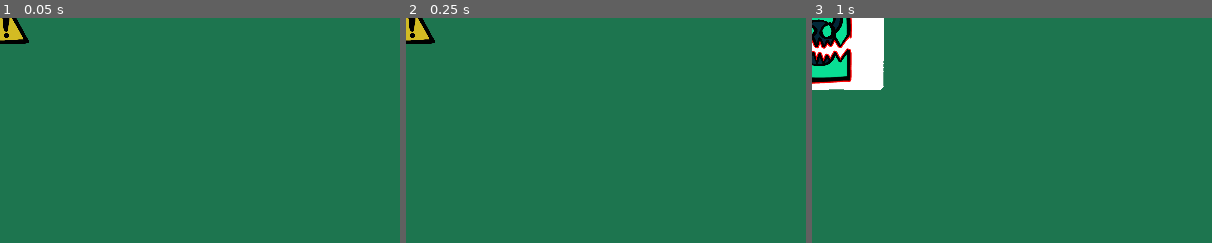
Above: before the commit, frames 1-3 (left to right).
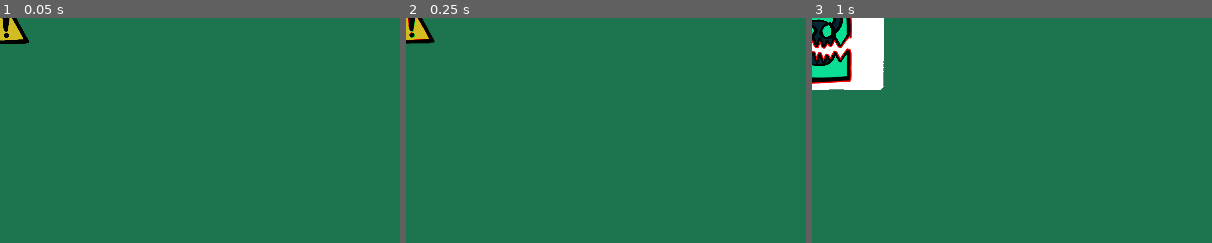
Above: after the commit, the same moments.

Repository: icheft524/Folder-Brawler
Game: Godot game, scene res://enemy/boss/boss2.tscn
The game is run twice, just before and just after one commit, with the same random seed, the same clock (stepped at 60 frames per second) and the same inputs. This scene is started directly instead of the project's main scene.
Inputs (mouse positions are % of the whole screen's width and height, from its top left):
- Up to frame 1 (0.05 s): no input
- Up to frame 2 (0.25 s): no input
- Up to frame 3 (1 s): tap Enter (ui_accept) at 0.5 s; drag from (1, 2) to (60, 28) at 0.52 s
The pictures show only the part of the screen within x 0-50%, y 0-50%; the shares and areas given below are measured in that part.

Frame 1 is identical in both runs. In frame 2, 0.2% of the frame differs, in the area x 0-8%, y 0-12%; in frame 3, nothing differs.

Commit message:
bossindicate

Diff:
--- a/enemy/boss/boss.gd
+++ b/enemy/boss/boss.gd
@@ -162,6 +162,7 @@
 	$indicator.visible = true
 	$Sprite2D.visible = false
 	$Area2D.monitoring = false
+	$indicatoranim.play("indicate")
 	await get_tree().create_timer(1,false).timeout
 	indicator_finished = true
 	$Area2D.monitoring = true
